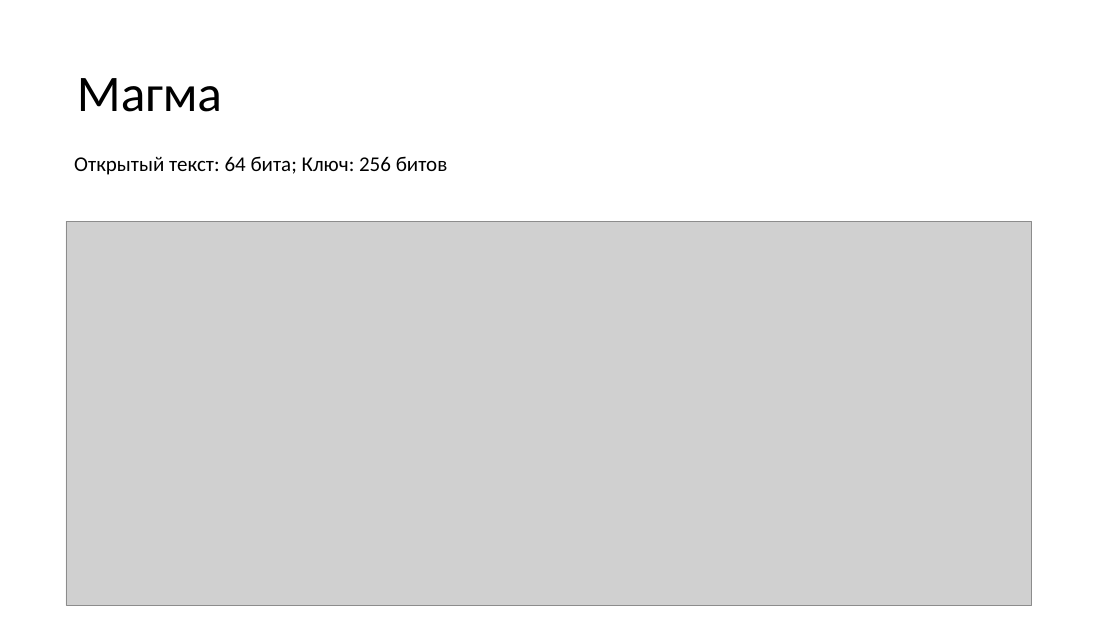
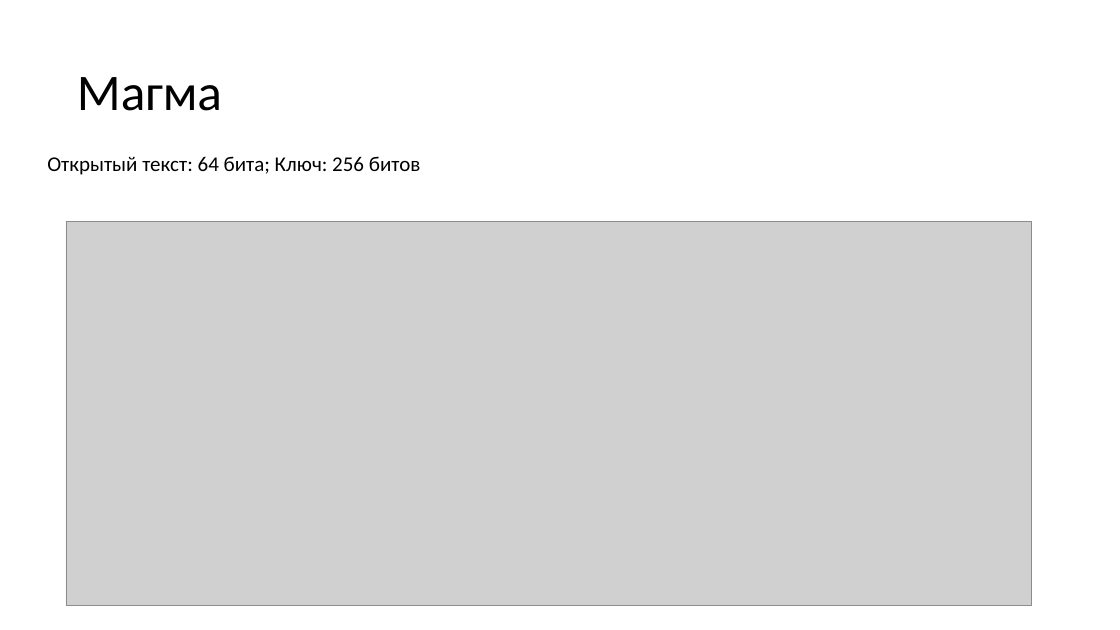
Before and after one commit to Danila-gi/Criptography, a slide deck: slide 29 of lab2/3342ИвановДМЛАБ2.pptx (slide 26 before the commit). Drawn at 1120x630 pixels with LibreOffice and Linux fonts; fonts in the diff are those of the drawing; grey boxes stand for pictures. Boxes give left, top, right and bottom in pixels: in the first picture for what was removed or moved away, otherwise in the second. Text is boxed around its words. In the diff, an @@ line names an element or a change of style, - is before the commit and + after.

```diff
--- a/lab2/3342ИвановДМЛАБ2.pptx
+++ b/lab2/3342ИвановДМЛАБ2.pptx
@@ text "Открытый текст: 64 бита; Ключ: ...": place and size @@
-text "Открытый текст: 64 бита; Ключ: ..." at box(74, 156, 448, 175)
+text "Открытый текст: 64 бита; Ключ: ..." at box(47, 156, 421, 175)
```
Also in this commit, not shown: 26 other slides changed, 4 slides added, 4 other files.
